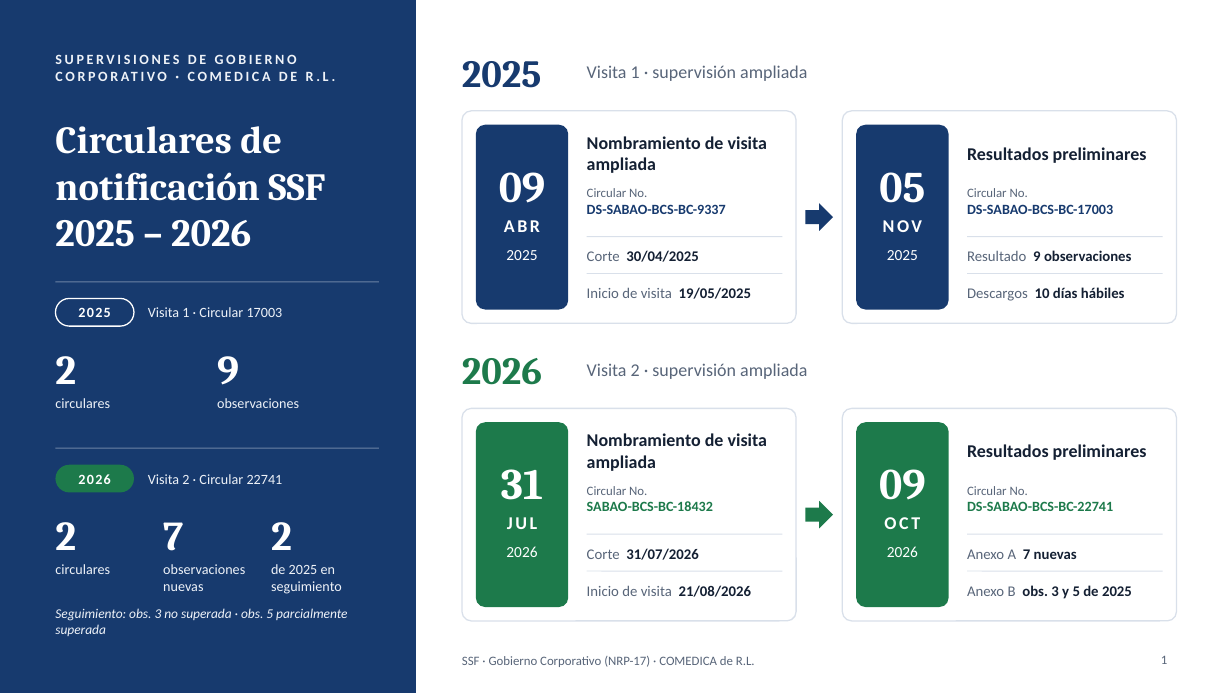
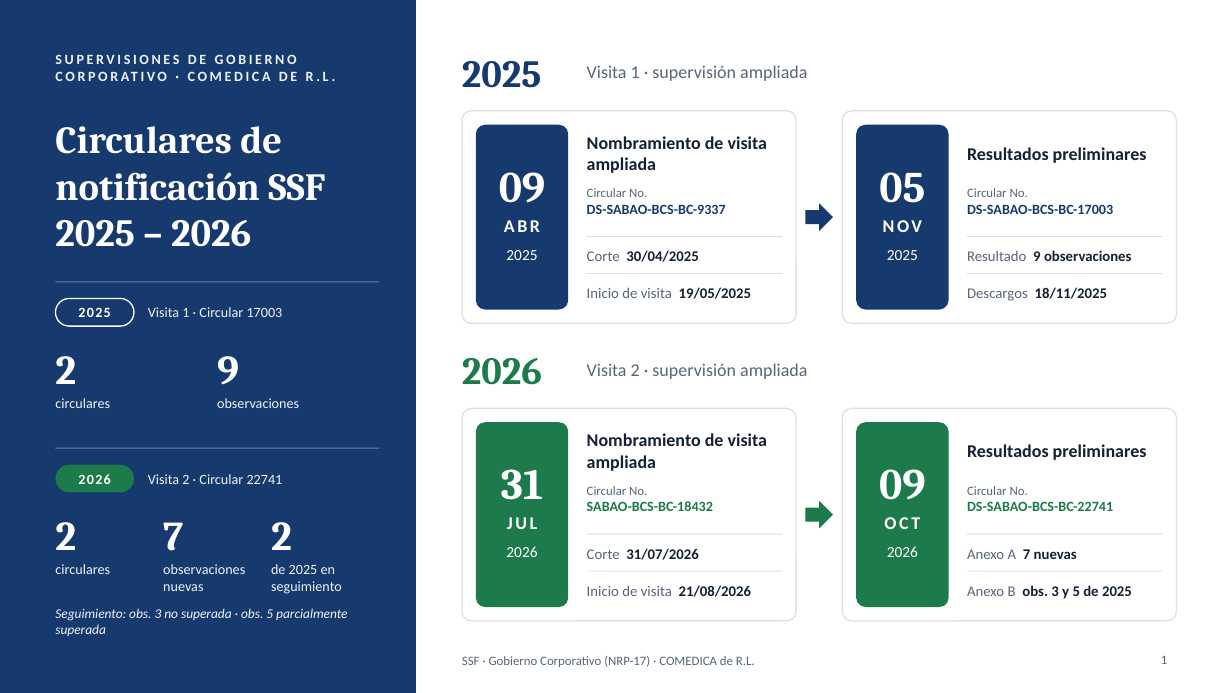
Before and after one commit to menjivar201280/riesgo, a slide deck: slide 1 of supervision-gobierno-corporativo/Supervision_GC_SSF_COMEDICA_2025-2026.pptx. Drawn at 1232x693 pixels with LibreOffice and Linux fonts; fonts in the diff are those of the drawing. Boxes give left, top, right and bottom in pixels: in the first picture for what was removed or moved away, otherwise in the second. Text is boxed around its words. In the diff, an @@ line names an element or a change of style, - is before the commit and + after.

```diff
--- a/supervision-gobierno-corporativo/Supervision_GC_SSF_COMEDICA_2025-2026.pptx
+++ b/supervision-gobierno-corporativo/Supervision_GC_SSF_COMEDICA_2025-2026.pptx
@@ text at bbox=[967, 287, 1108, 301]: text changed @@
-Descargos 10 días hábiles
+Descargos 18/11/2025
```
Also in this commit, not shown: 3 other slides changed, 3 other files.
